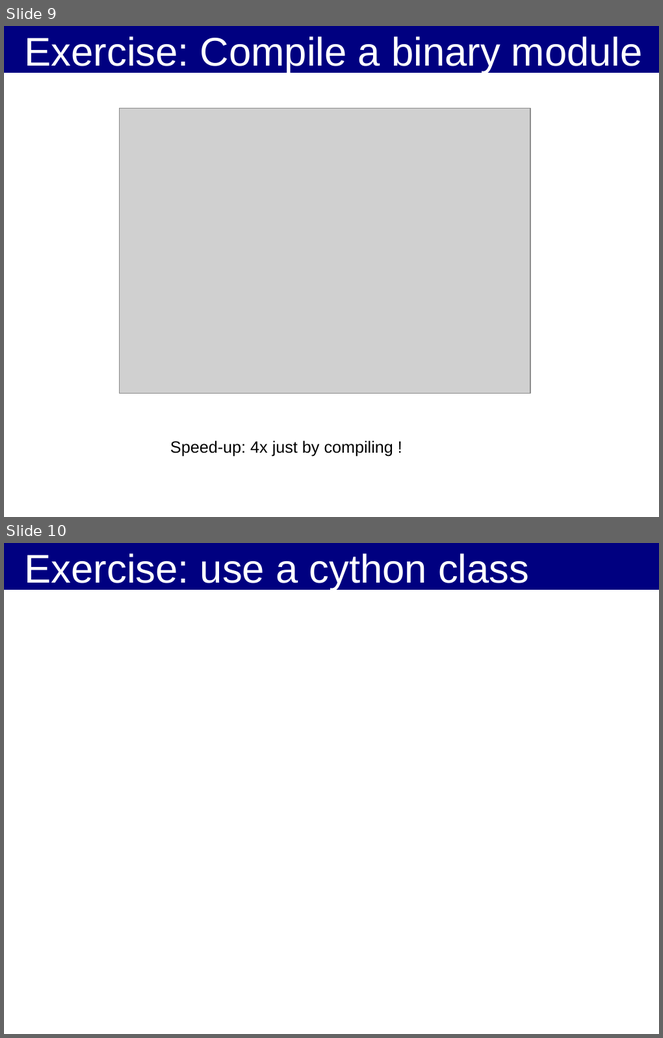
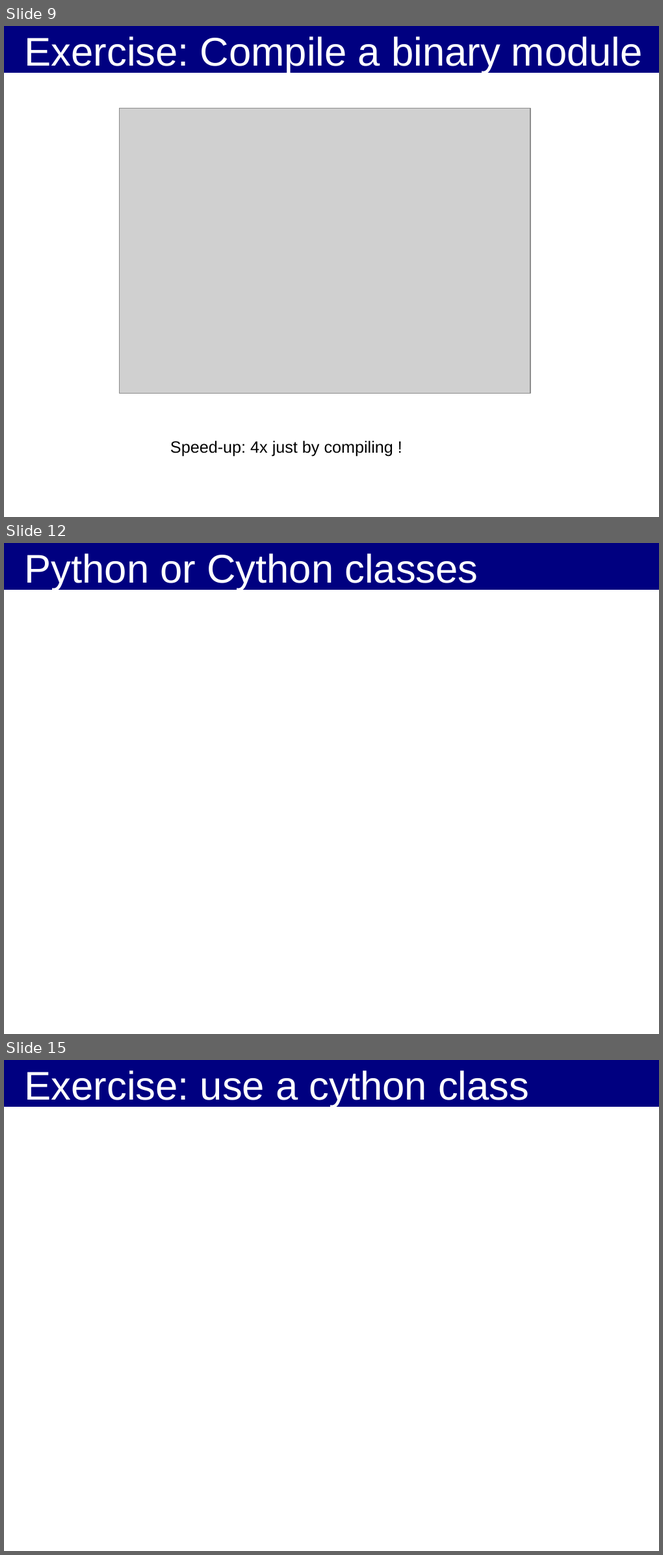
Before and after one commit to kif/HPP, a slide deck: Cython_OpenCL.odp. Shown one above the other, each under a label of ours: slides 9 and 10 before the commit, slides 9, 12 and 15 after it; the slides between them are not shown. The pictures are 663x1038 and 663x1555 pixels, drawn with LibreOffice and Linux fonts; fonts in the diff are those of the drawing; grey boxes stand for pictures; background and template pictures are left out. Boxes give left, top, right and bottom in pixels: in the first picture for what was removed or moved away, otherwise in the second. Text is boxed around its words. In the diff, an @@ line names an element or a change of style, - is before the commit and + after.

Commit message:
work on cython

```diff
--- a/Cython_OpenCL.odp
+++ b/Cython_OpenCL.odp
@@ slide 12 added at (4,543,659,1034), background #FFFFFF; not listed: 1 template element that a slide beside it also shows @@
@@ title added at (25,553,478,590), 44 pt, text #FFFFFF @@
+Python or Cython classes
@@ what was slide 10 is now slide 15 @@
```
Also in this commit, not shown: 4 slides changed, 4 other slides added.
